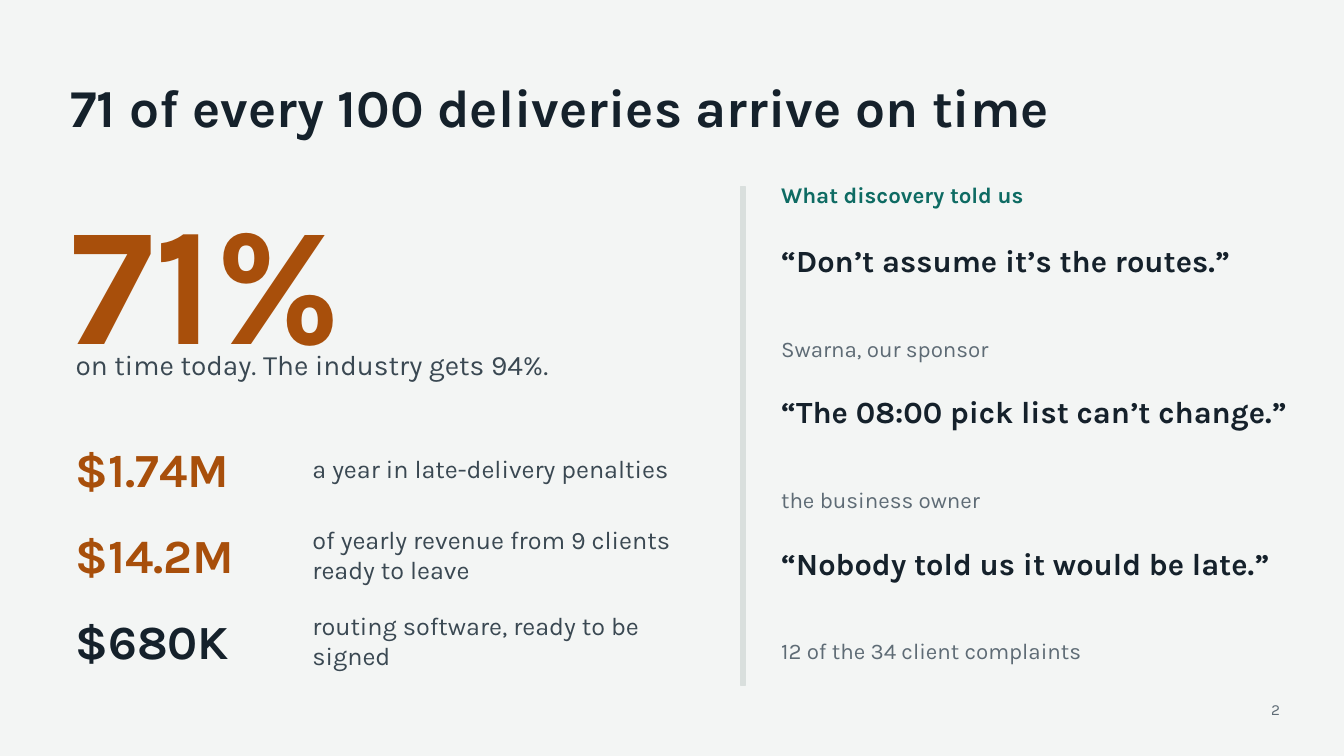
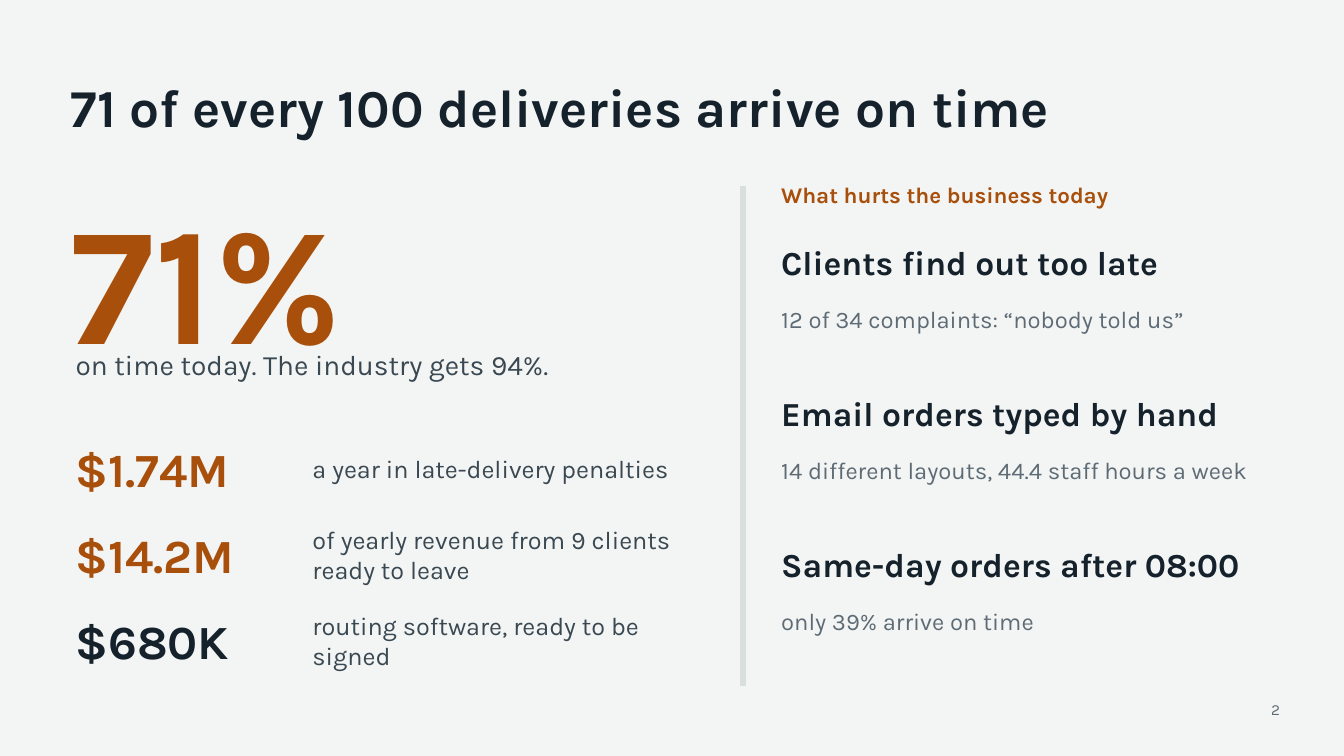
Before and after one commit to saimuthiki/halcyon-deliverylens, a slide deck: slide 2 of deck/DeliveryLens-pitch.pptx. Drawn at 1344x756 pixels with LibreOffice and Linux fonts; fonts in the diff are those of the drawing. Boxes give left, top, right and bottom in pixels: in the first picture for what was removed or moved away, otherwise in the second. Text is boxed around its words. In the diff, an @@ line names an element or a change of style, - is before the commit and + after.

```diff
--- a/deck/DeliveryLens-pitch.pptx
+++ b/deck/DeliveryLens-pitch.pptx
@@ text at bbox=[781, 187, 1108, 209]: text changed; text colour #0E6B63 to #A84F0B @@
-What discovery told us
+What hurts the business today
@@ text removed at bbox=[781, 250, 1230, 273] @@
-“Don’t assume it’s the routes.”
@@ text added at bbox=[781, 251, 1158, 276], 24 pt, text #15212B, bold @@
+Clients find out too late
@@ text at bbox=[781, 311, 1183, 334]: text changed; size 16 to 17 pt @@
-12 of the 34 client complaints
+12 of 34 complaints: “nobody told us”
@@ text removed at bbox=[781, 342, 988, 362] @@
-Swarna, our sponsor
@@ text removed at bbox=[781, 401, 1286, 431] @@
-“The 08:00 pick list can’t change.”
@@ text added at bbox=[781, 402, 1218, 435], 24 pt, text #15212B, bold @@
+Email orders typed by hand
@@ text added at bbox=[781, 462, 1247, 485], 17 pt, text #5E6B75 @@
+14 different layouts, 44.4 staff hours a week
@@ text removed at bbox=[781, 492, 980, 508] @@
-the business owner
@@ text removed at bbox=[781, 553, 1269, 582] @@
-“Nobody told us it would be late.”
@@ text added at bbox=[781, 553, 1239, 586], 24 pt, text #15212B, bold @@
+Same-day orders after 08:00
@@ text added at bbox=[781, 613, 1034, 636], 17 pt, text #5E6B75 @@
+only 39% arrive on time
```
Also in this commit, not shown: 6 other slides changed, 8 slides added, 5 slides removed, 7 other files.
